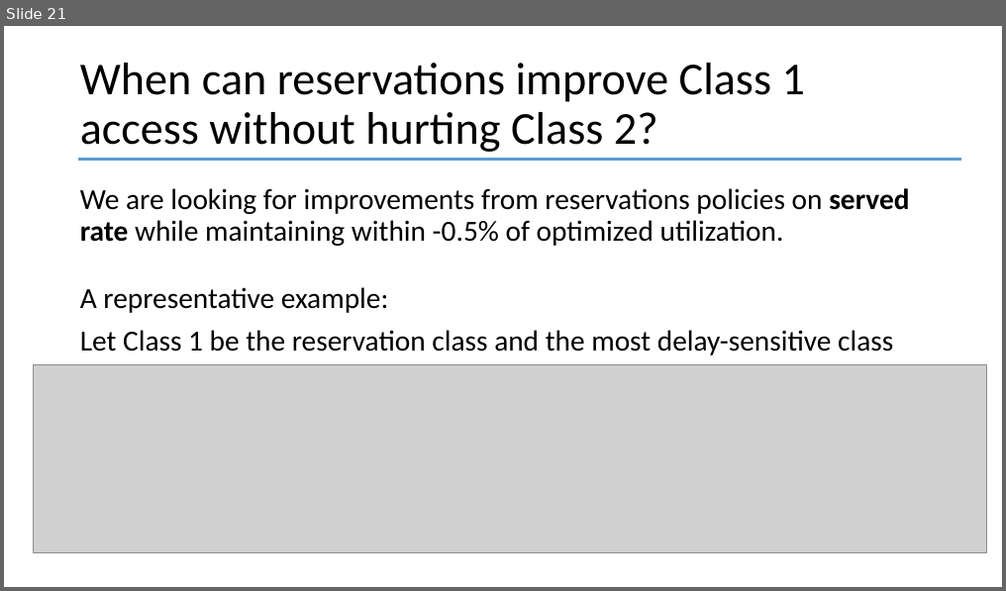
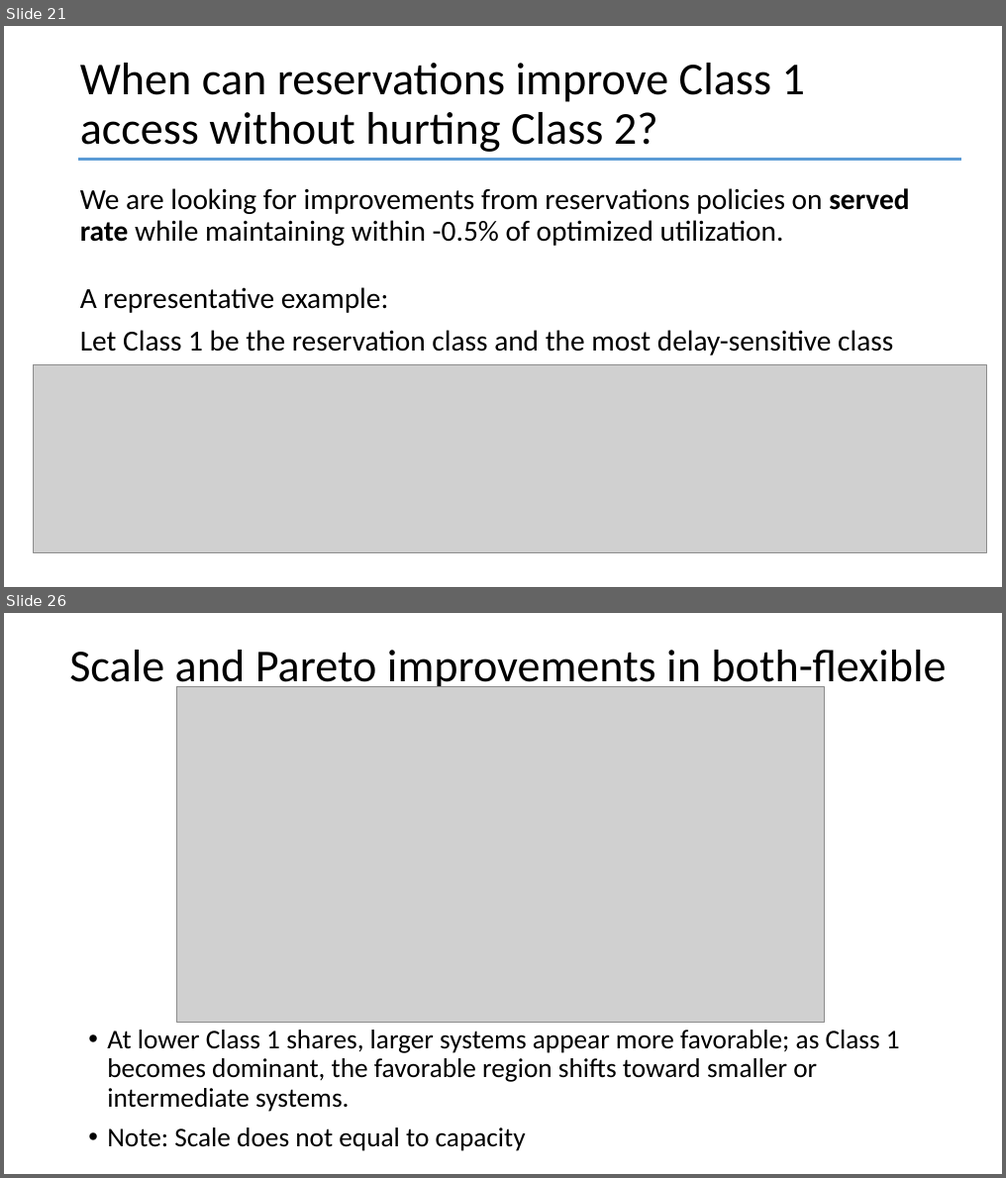
Before and after one commit to YcartXin/CUIMC-Appointment-Simulation, a slide deck: presentation/FCFS Presentation.pptx. Shown one above the other, each under a label of ours: slide 21 before the commit, slides 21 and 26 after it; the slides between them are not shown. The pictures are 1006x591 and 1006x1178 pixels, drawn with LibreOffice and Linux fonts; fonts in the diff are those of the drawing; grey boxes stand for pictures. Boxes give left, top, right and bottom in pixels: in the first picture for what was removed or moved away, otherwise in the second. Text is boxed around its words. In the diff, an @@ line names an element or a change of style, - is before the commit and + after.

```diff
--- a/presentation/FCFS Presentation.pptx
+++ b/presentation/FCFS Presentation.pptx
@@ slide 26 added at (x1=4, y1=613, x2=1002, y2=1174), background #FFFFFF @@
@@ title added at (x1=69, y1=650, x2=945, y2=693), 44 pt, text #000000 @@
+Scale and Pareto improvements in both-flexible
@@ picture added at (x1=177, y1=687, x2=825, y2=1022) @@
@@ text added at (x1=107, y1=1030, x2=900, y2=1152), 26 pt, text #000000 @@
+• At lower Class 1 shares, larger systems appear more favorable; as Class 1 becomes dominant, the favorable region shifts toward smaller or intermediate systems.
+• Note: Scale does not equal to capacity
```
Also in this commit, not shown: 4 slides changed, 3 other slides added, 2 slides removed, 17 other files.
